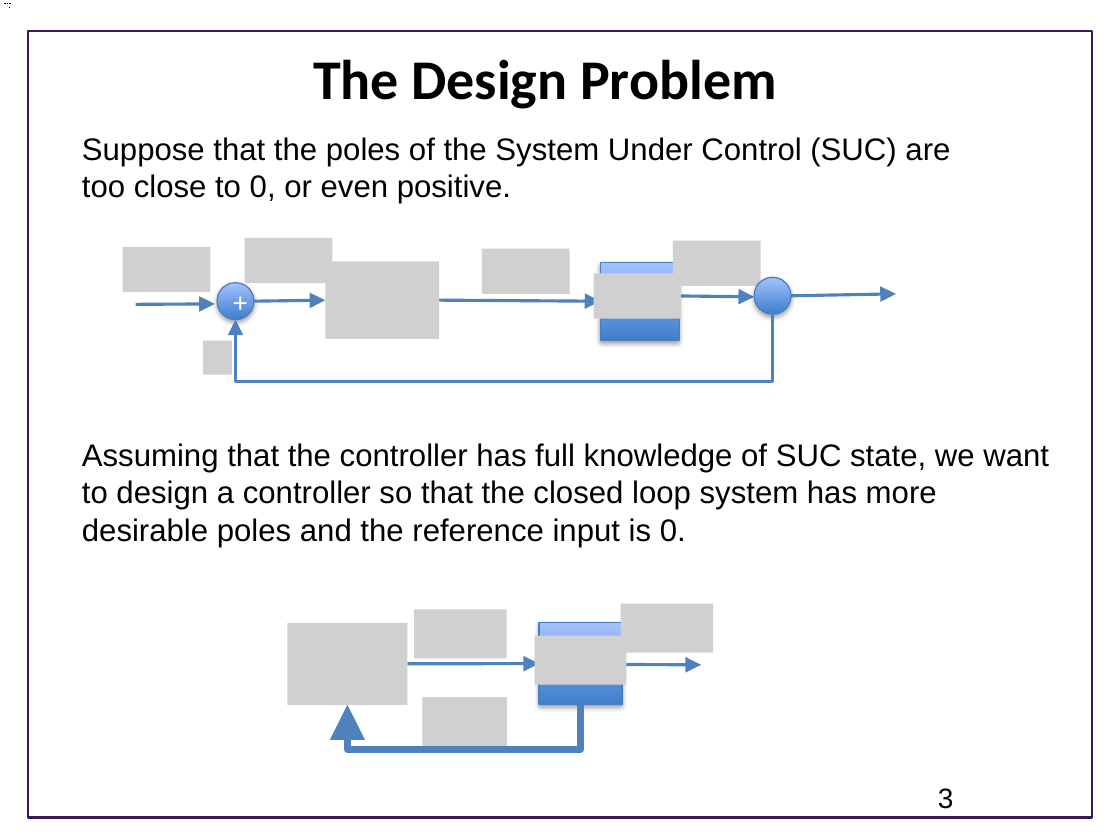
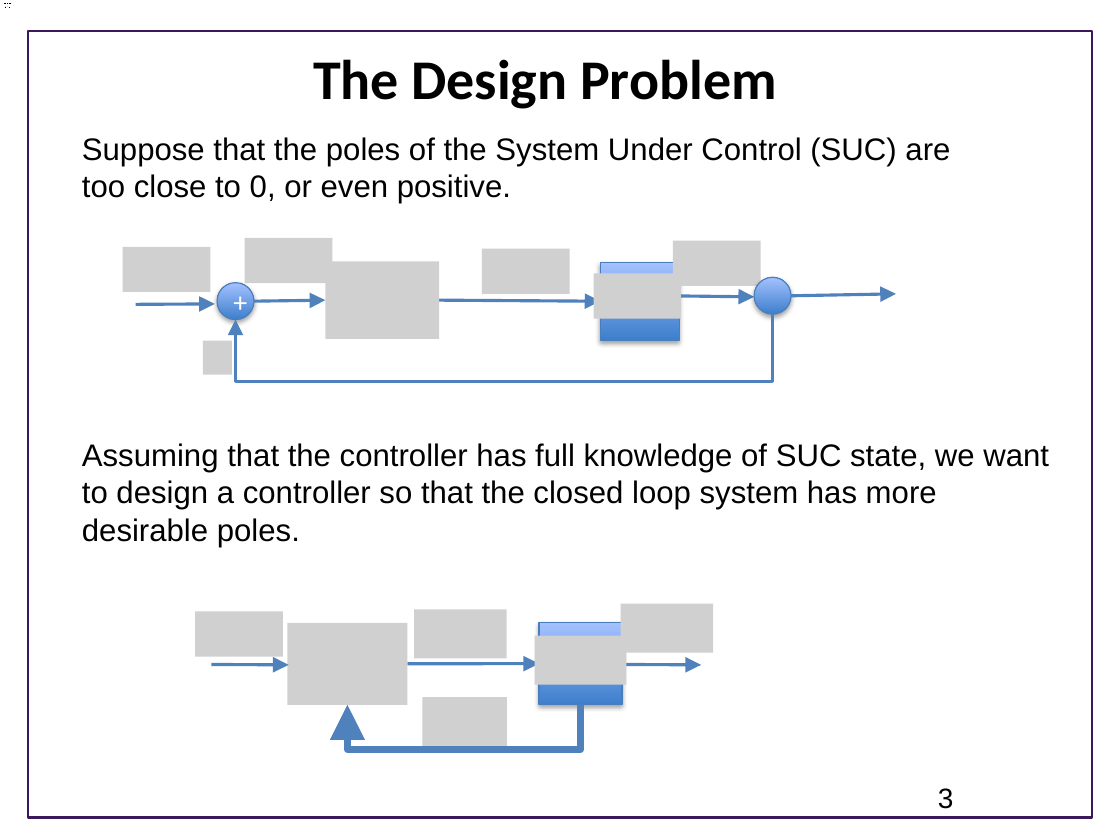
Before and after one commit to joseph-hellerstein/advanced-controls-lectures, a slide deck: slide 3 of Lecture_22-Designing-Closed-Loop-Systems/Designing-Proportional-Controllers.pptx. Drawn at 1120x840 pixels with LibreOffice and Linux fonts; fonts in the diff are those of the drawing; grey boxes stand for pictures; background and template pictures are left out. Boxes give left, top, right and bottom in pixels: in the first picture for what was removed or moved away, otherwise in the second. Text is boxed around its words. In the diff, an @@ line names an element or a change of style, - is before the commit and + after.

Commit message:
updates

```diff
--- a/Lecture_22-Designing-Closed-Loop-Systems/Designing-Proportional-Controllers.pptx
+++ b/Lecture_22-Designing-Closed-Loop-Systems/Designing-Proportional-Controllers.pptx
@@ text at [82, 443, 1049, 547]: text changed @@
-Assuming that the controller has full knowledge of SUC state, we want to design a controller so that the closed loop system has more desirable poles and the reference input is 0.
+Assuming that the controller has full knowledge of SUC state, we want to design a controller so that the closed loop system has more desirable poles.
@@ picture added at [195, 612, 282, 656] @@
@@ arrow added from (212, 664) to (289, 665), #4F81BD 2 pt @@
```
Also in this commit, not shown: 8 other slides changed.
